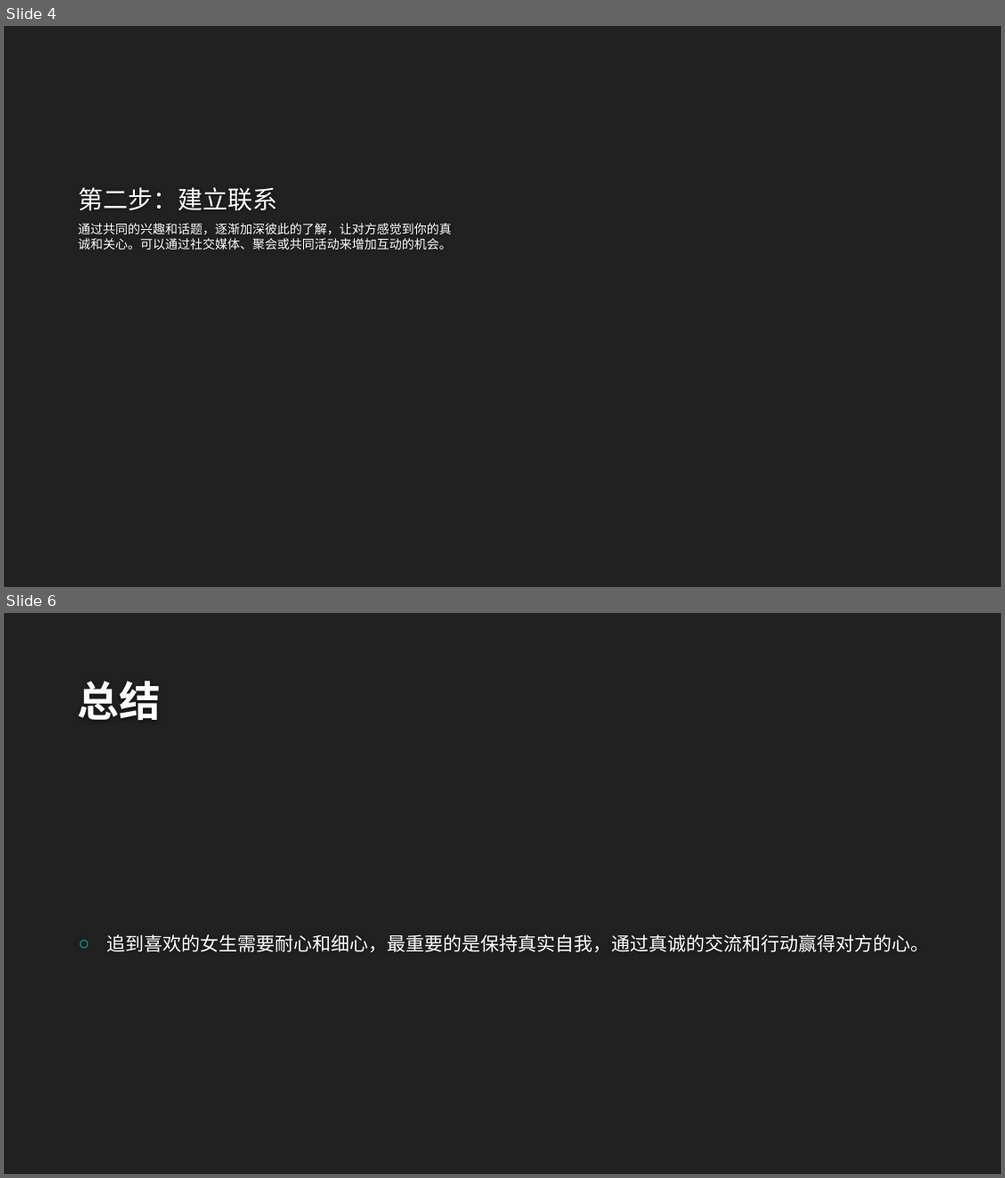
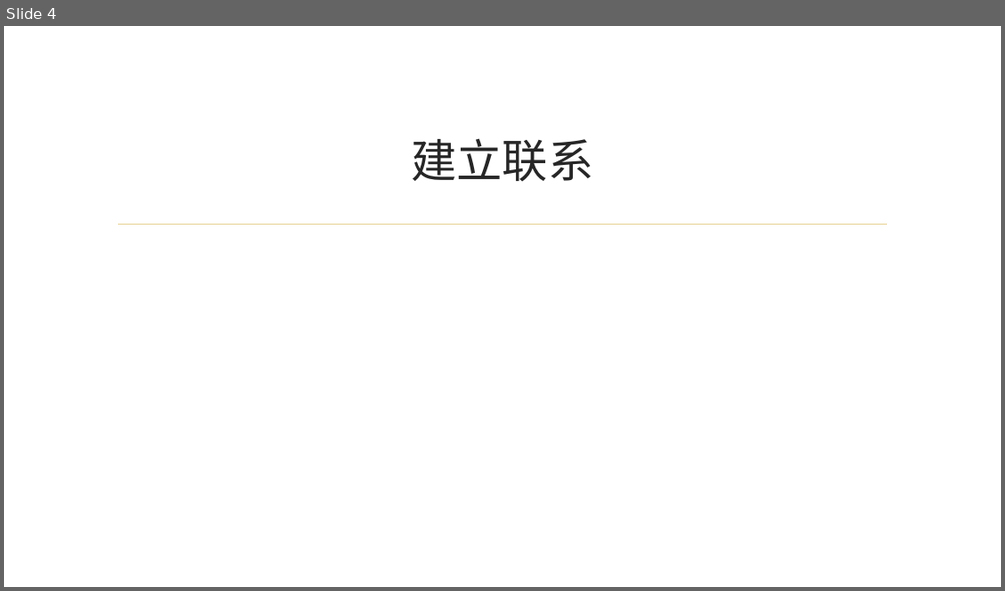
Before and after one commit to Lizhenghe-Chen/AIFileGenerator, a slide deck: Output/666/test.pptx. Shown one above the other, each under a label of ours: slides 4 and 6 before the commit, slide 4 after it; the slides between them are not shown. The pictures are 1005x1178 and 1005x591 pixels, drawn with LibreOffice and Linux fonts; fonts in the diff are those of the drawing; background and template pictures are left out. Boxes give left, top, right and bottom in pixels: in the first picture for what was removed or moved away, otherwise in the second. Text is boxed around its words. In the diff, an @@ line names an element or a change of style, - is before the commit and + after.

```diff
--- a/Output/666/test.pptx
+++ b/Output/666/test.pptx
@@ slide 6 removed at [4,613,1001,1174], background #212121 @@
@@ title removed at [78,681,161,720] @@
-总结
@@ text removed at [106,934,929,952] @@
-○ 追到喜欢的女生需要耐心和细心，最重要的是保持真实自我，通过真诚的交流和行动赢得对方的心。
@@ slide 4 changed as well @@
@@ background #212121 to picture (left out) @@
@@ title "建立联系" at [411,138,593,182]: vertical alignment bottom to middle @@
@@ title at [411,138,593,182]: text changed; size 24 to 44 pt; font Quicksand to Times New Roman; text colour #FEFEFE to #262626 @@
-第二步：建立联系
+建立联系
@@ text removed at [78,223,452,249] @@
-通过共同的兴趣和话题，逐渐加深彼此的了解，让对方感觉到你的真诚和关心。可以通过社交媒体、聚会或共同活动来增加互动的机会。
@@ line added from (119, 224) to (887, 224), #E8D191 1.25 pt @@
```
Also in this commit, not shown: 1 other slide changed, 4 slides added, 3 other slides removed, 11 other files.
